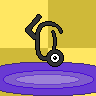
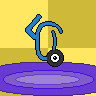
Two versions of the same layered image (96×96). Layer-by-layer changes:
added group "Shiny" with 2 layers above "Group" over [26, 15, 63, 66]
added layer "Body" in group "Shiny" over [26, 15, 63, 66]
added layer "Tail" in group "Shiny" over [26, 15, 63, 66]
